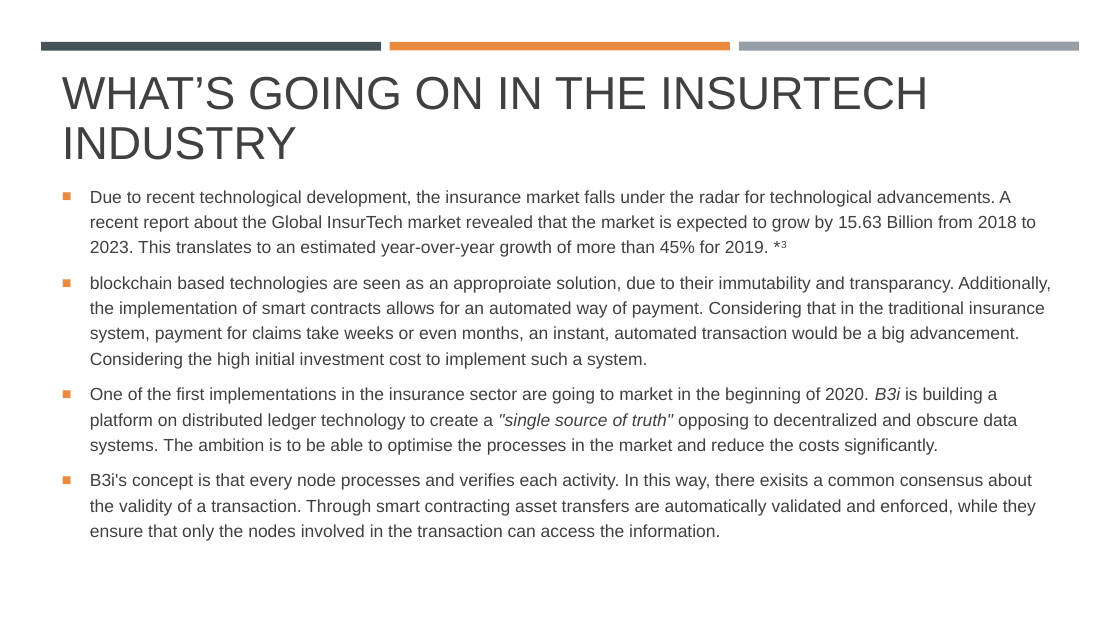
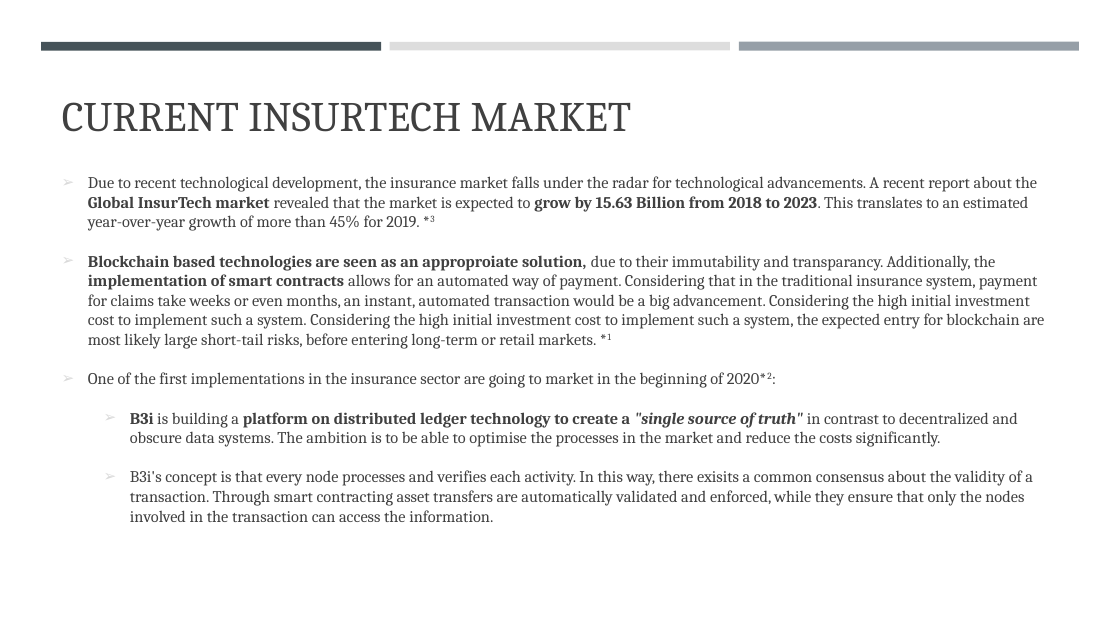
Before and after one commit to costanzimartina/Fintech_project, a slide deck: slide 4 of AutoInsurtech_Adobati_Basigalup_Colombo_Costanzi_Utke.pptx. Drawn at 1120x630 pixels with LibreOffice and Linux fonts; fonts in the diff are those of the drawing. Boxes give left, top, right and bottom in pixels: in the first picture for what was removed or moved away, otherwise in the second. Text is boxed around its words. In the diff, an @@ line names an element or a change of style, - is before the commit and + after.

```diff
--- a/AutoInsurtech_Adobati_Basigalup_Colombo_Costanzi_Utke.pptx
+++ b/AutoInsurtech_Adobati_Basigalup_Colombo_Costanzi_Utke.pptx
@@ rectangle at (x1=390, y1=42, x2=730, y2=50): fill #E98A3E to #DDDDDD @@
@@ title at (x1=62, y1=102, x2=632, y2=132): text changed; size 39.6 to 36 pt; font Arial to Cambria @@
-WHAT’S GOING ON IN THE INSURTECH INDUSTRY
+CURRENT INSURTECH MARKET
@@ text "Due to recent technological development, ..." at (x1=88, y1=176, x2=1044, y2=522): vertical alignment middle to top @@
@@ text at (x1=88, y1=176, x2=1037, y2=522): size 15 to 14 pt, font Arial to Cambria in "Due to recent technological development, the insurance ...", "B3i's concept is that every node processes ..."; bold on in "Global InsurTech market grow by 15.63 Billion ..."; bullet ■ to ➢; line spacing 1.2 to 1; less space between paragraphs; bullet colour #E98A3E to #D9D9D9; list level 1 to 2 in "B3i's concept is that every ..." @@
@@ text at (x1=88, y1=255, x2=1044, y2=447): text changed; size 15 to 14 pt; font Arial to Cambria @@
-■ blockchain based technologies are seen as an approproiate solution, due to their immutability and transparancy. Additionally, the implementation of smart contracts allows for an automated way of payment. Considering that in the traditional insurance system, payment for claims take weeks or even months, an instant, automated transaction would be a big advancement. Considering the high initial investment cost to implement such a system.
-■ One of the first implementations in the insurance sector are going to market in the beginning of 2020. B3i is building a platform on distributed ledger technology to create a "single source of truth" opposing to decentralized and obscure data systems. The ambition is to be able to optimise the processes in the market and reduce the costs significantly.
+➢ Blockchain based technologies are seen as an approproiate solution, due to their immutability and transparancy. Additionally, the implementation of smart contracts allows for an automated way of payment. Considering that in the traditional insurance system, payment for claims take weeks or even months, an instant, automated transaction would be a big advancement. Considering the high initial investment cost to implement such a system. Considering the high initial investment cost to implement such a system, the expected entry for blockchain are most likely large short-tail risks, before entering long-term or retail markets. *1
+➢ One of the first implementations in the insurance sector are going to market in the beginning of 2020*2:
+  ➢ B3i is building a platform on distributed ledger technology to create a "single source of truth" in contrast to decentralized and obscure data systems. The ambition is to be able to optimise the processes in the market and reduce the costs significantly.
```
Also in this commit, not shown: 11 other slides changed, 3 slides added, 3 slides removed, 4 other files.
